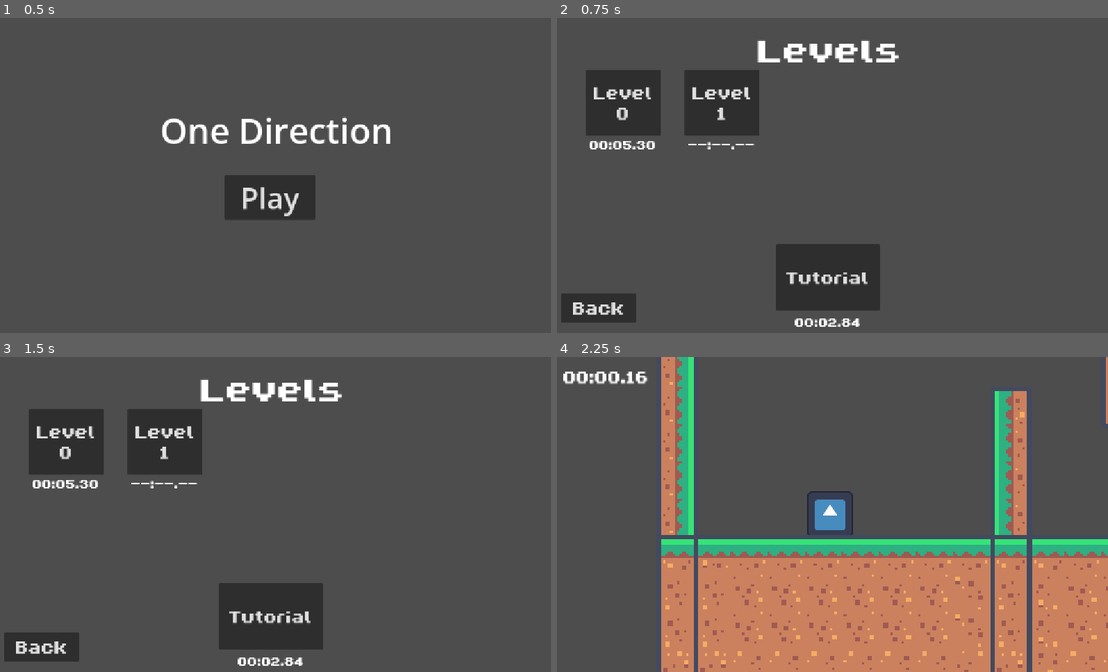
Above: before the commit, frames 1-4 (two rows, left to right).
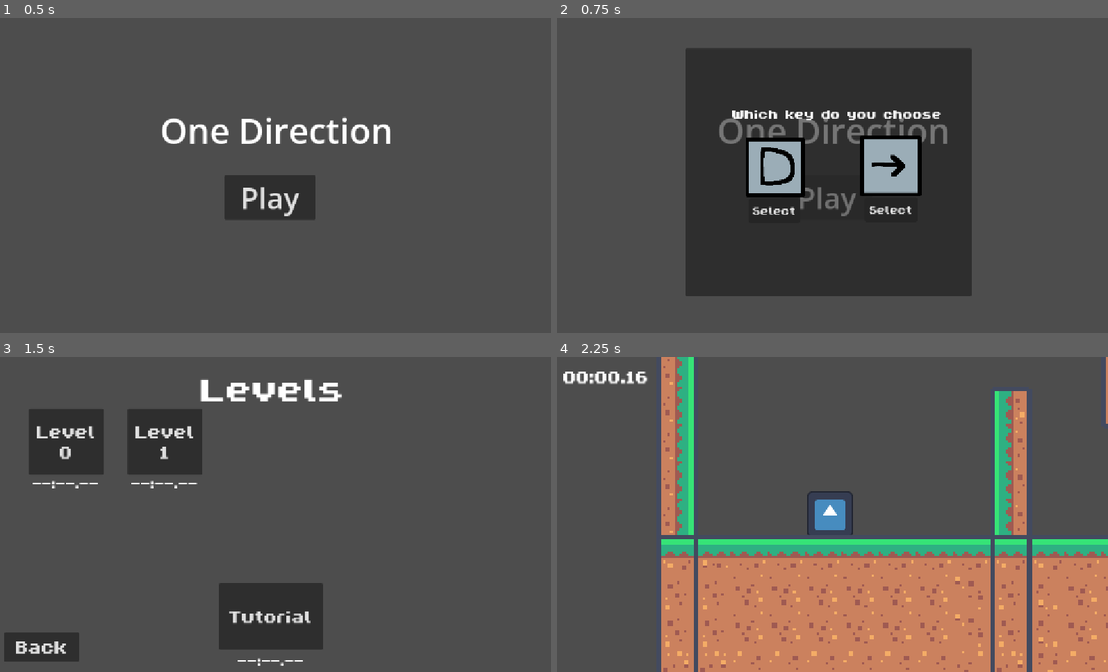
Above: after the commit, the same moments.

Repository: A41K/One-Direction
Game: Godot game, scene res://scenes/titlescreen.tscn
Two runs of this game, one before a commit and one after it. Both use one fixed random seed, a clock stepped at 60 frames per second and the inputs below. The engine's default icon, where the game draws it, is replaced by a stand-in: a white triangle on a blue panel in a dark square.
Inputs (mouse positions are in pixels of both pictures, inside the frame that each line leads up to):
- Up to frame 1 (0.5 s): no input
- Up to frame 2 (0.75 s): click "Play" at 0.5 s
- Up to frame 3 (1.5 s): click (214, 549) at 1.25 s, where only the run after the commit has a clickable "Select"
- Up to frame 4 (2.25 s): click "Level 0" at 2 s

Frame 1 is identical in both runs. In frame 2, 41% of the frame differs, in the area x 0-76%, y 7-99%; in frame 3, 0.4%; in frame 4, nothing differs.

Commit message:
v1.41 Saving
- Changed saving from project.godot to user computers so it's not hard coded and everyone's save file is local

Diff:
--- a/one-direction/scripts/Global.gd
+++ b/one-direction/scripts/Global.gd
@@ -1,7 +1,6 @@
 extends Node
 
-const SAVE_KEY := "application/key_scheme"
-const BEST_TIMES_KEY := "application/best_times"
+const SAVE_PATH := "user://save.cfg"
 
 var key_scheme: String = ""
 
@@ -15,12 +14,7 @@
 
 
 func _ready() -> void:
-	if ProjectSettings.has_setting(SAVE_KEY):
-		key_scheme = ProjectSettings.get_setting(SAVE_KEY)
-		if key_scheme != "":
-			_apply_scheme(key_scheme)
-	if ProjectSettings.has_setting(BEST_TIMES_KEY):
-		best_times = ProjectSettings.get_setting(BEST_TIMES_KEY)
+	_load_save()
 
 
 func _process(delta: float) -> void:
@@ -28,10 +22,28 @@
 		total_time += delta
 
 
+func _load_save() -> void:
+	var cfg := ConfigFile.new()
+	if cfg.load(SAVE_PATH) != OK:
+		return
+	key_scheme = cfg.get_value("player", "key_scheme", "")
+	best_times = cfg.get_value("player", "best_times", {})
+	if key_scheme != "":
+		_apply_scheme(key_scheme)
+
+
+func _write_save() -> void:
+	var cfg := ConfigFile.new()
+	# Preserve existing data before writing
+	cfg.load(SAVE_PATH)
+	cfg.set_value("player", "key_scheme", key_scheme)
+	cfg.set_value("player", "best_times", best_times)
+	cfg.save(SAVE_PATH)
+
+
 func save_scheme(scheme: String) -> void:
 	key_scheme = scheme
-	ProjectSettings.set_setting(SAVE_KEY, scheme)
-	ProjectSettings.save()
+	_write_save()
 	_apply_scheme(scheme)
 
 
@@ -53,14 +65,12 @@
 
 
 func finish_level_timer(level_name: String) -> void:
-	var level_time = total_time - level_start_time
+	var level_time := total_time - level_start_time
 	level_times.append(level_time)
 	timer_running = false
-	# Save if it's a new best
 	if not best_times.has(level_name) or level_time < best_times[level_name]:
 		best_times[level_name] = level_time
-		ProjectSettings.set_setting(BEST_TIMES_KEY, best_times)
-		ProjectSettings.save()
+		_write_save()
 
 
 func reset_timer() -> void:
@@ -75,9 +85,9 @@
 
 
 func format_time(seconds: float) -> String:
-	var mins = int(seconds) / 60
-	var secs = int(seconds) % 60
-	var ms = int(fmod(seconds, 1.0) * 100)
+	var mins := int(seconds) / 60
+	var secs := int(seconds) % 60
+	var ms := int(fmod(seconds, 1.0) * 100)
 	return "%02d:%02d.%02d" % [mins, secs, ms]
 
 
